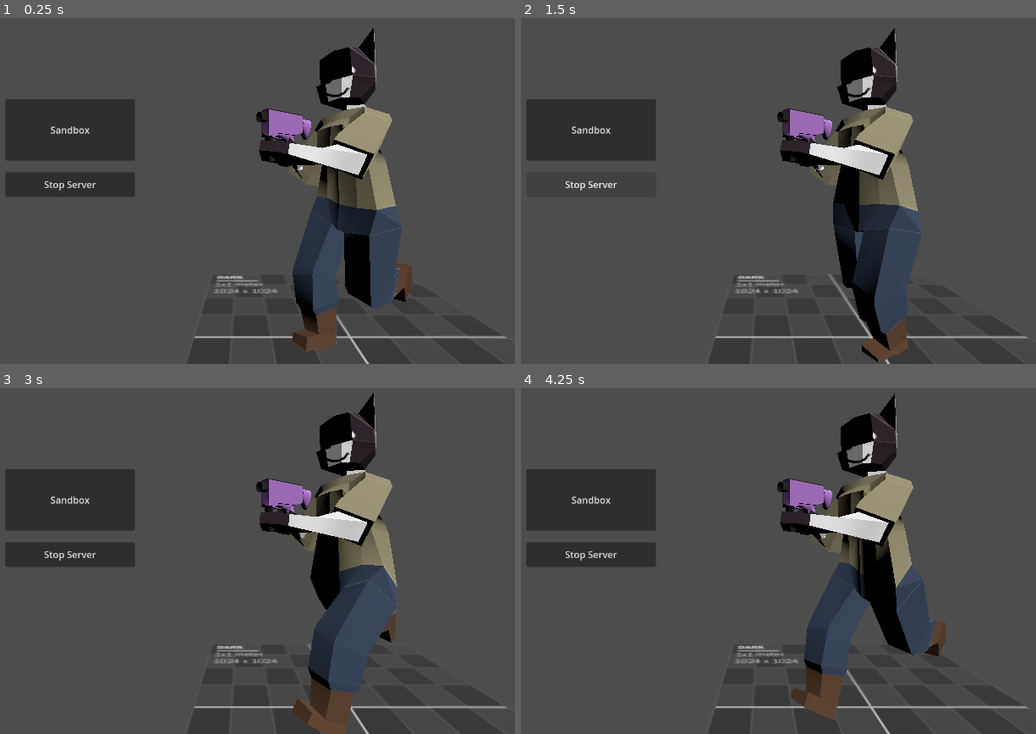
Above: before the commit, frames 1-4 (two rows, left to right).
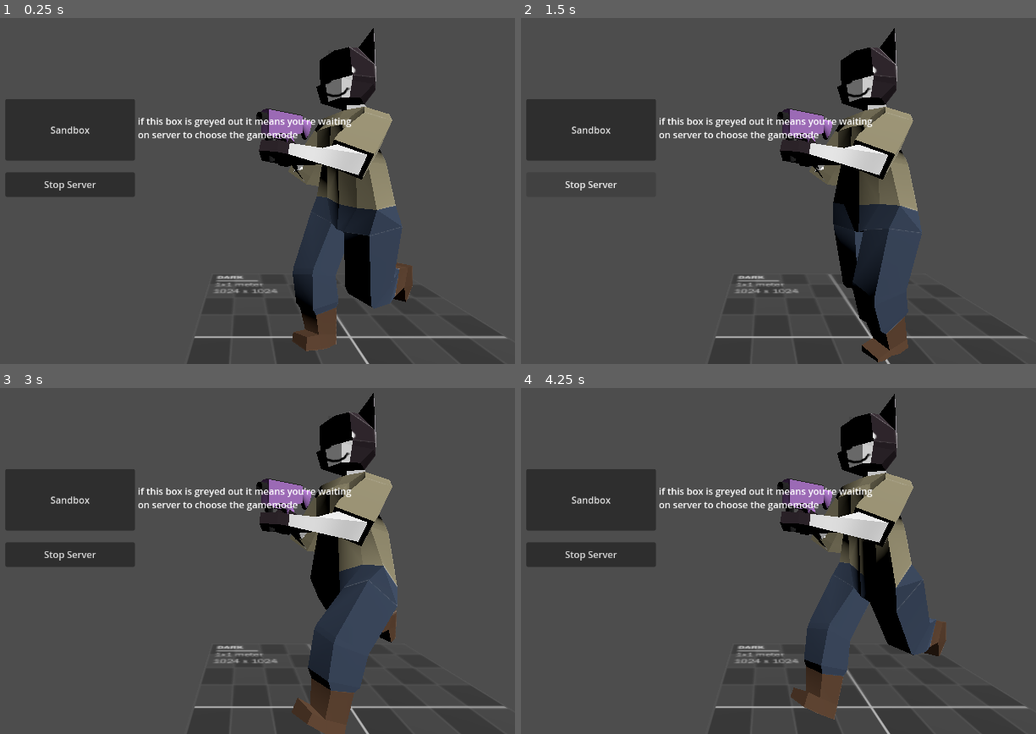
Above: after the commit, the same moments.

Repository: dairycultist/CityZoomer
Game: Godot game, scene res://network/lobby.tscn
Same seed, same stepped clock (60 frames per second), same inputs: the game is played once before the commit and once after it. This scene is started directly instead of the project's main scene.
Inputs (mouse positions are in pixels of both pictures, inside the frame that each line leads up to):
- Up to frame 1 (0.25 s): no input
- Up to frame 2 (1.5 s): move the mouse to (912, 156) at 0.52 s; hold D (walk_right) 0.53-1.28 s; tap Space (jump) at 0.77 s; move the mouse to (629, 194) at 1.27 s; hold S (walk_down) from 1.28 s (still down)
- Up to frame 3 (3 s): tap Space (jump) at 1.52 s; move the mouse to (309, 460) at 2.02 s; release S (walk_down) at 2.03 s; hold D (walk_right) 2.03-2.78 s; move the mouse to (206, 619) at 2.77 s; hold W (walk_up) from 2.78 s (still down)
- Up to frame 4 (4.25 s): tap Space (jump) at 3.02, 3.77 s; move the mouse to (963, 602) at 3.52 s; release W (walk_up) at 3.53 s; hold A (walk_left) from 3.53 s (still down)

The runs differ from the first frame. In frame 1, 0.7% of the frame differs, in the area x 26-69%, y 28-36%; in frame 2, 0.7%; in frame 3, 0.7%; in frame 4, 0.7%.

Commit message:
Broadcast architecture 2

Diff:
--- a/network/lobby.tscn
+++ b/network/lobby.tscn
@@ -39,6 +39,14 @@
 script = ExtResource("1_y7k74")
 type = 2
 
+[node name="RichTextLabel" type="RichTextLabel" parent="."]
+layout_mode = 0
+offset_left = 398.0
+offset_top = 222.0
+offset_right = 767.0
+offset_bottom = 301.0
+text = "if this box is greyed out it means you're waiting on server to choose the gamemode"
+
 [node name="3DScene" type="Node3D" parent="."]
 
 [node name="Floor" type="MeshInstance3D" parent="3DScene"]
--- a/network/network.gd
+++ b/network/network.gd
@@ -6,9 +6,6 @@
 
 # I based my naming convention on the fact that the server is also a client
 # this was a bad idea
-
-# lobby appears different depending on if you're a remote client or
-# a server client ("waiting on server to choose gamemode...")
 
 signal remoteclient_joined # (client_id: int)
 signal remoteclient_left # (client_id: int)
@@ -19,6 +16,14 @@
 	NO_CONNECTION,
 	SERVER_CLIENT,
 	REMOTE_CLIENT
+}
+
+enum MessageType {
+	SET_CLIENT_ID,
+	CHANGE_SCENE,
+	REQUEST_BROADCAST, # remoteclient asking server to broadcast to everyone else
+	ARBITRARY, # not handled automatically, just calls data_recieved signal w/ data
+	DONT_ADD_HEADER # in case you're rerouting data that already has headers
 }
 
 var _client_type := ClientType.NO_CONNECTION
@@ -39,11 +44,6 @@
 	# both the server and client have special messages they may recieve
 	# that are labeled with prepended headers. only if the message does
 	# not contain such headers will they proceed to send a data_recieved signal
-
-	# might change it so there's an enum with all the message types, including
-	# an "undefined" one which calls data_recieved signal, and the send_to
-	# and broadcast functions take it and create a header from it, appending
-	# a Variant data
 	match _client_type:
 
 		ClientType.SERVER_CLIENT:
@@ -116,7 +116,7 @@
 	_client_type = ClientType.NO_CONNECTION
 	get_tree().change_scene_to_file("res://network/main_menu.tscn")
 
-func broadcast(data: String) -> void:
+func broadcast(type: MessageType, data: String) -> void:
 
 	match _client_type:
 
@@ -125,7 +125,7 @@
 			var id_to_ignore := -1
 
 			# parse out the id_to_ignore if this is a remoteclient-requested broadcast
-			if data.begins_with("IGNORE;"):
+			if data.begins_with("REQUEST_BROADCAST;"):
 
 				var parts := data.split(";", true, 2)
 				id_to_ignore = parts[1].to_int()
@@ -134,13 +134,14 @@
 			# send to all connected remoteclients
 			for id in _tcp_server_connected_clients.keys():
 				if id != id_to_ignore:
-					send_to(id, data)
+					send_to(type, id, data)
 
 		ClientType.REMOTE_CLIENT:
 
-			send_to(0, "BROADCAST;IGNORE;" + str(get_client_id()) + ";" + data)
+			send_to(type, 0, "REQUEST_BROADCAST;" + str(get_client_id()) + ";" + data)
 
-func send_to(client_id: int, data: String):
+func send_to(type: MessageType, client_id: int, data: String):
+	# create header from MessageType
 	pass
 
 func serverclient_broadcast_change_scene(scene: String) -> void:
